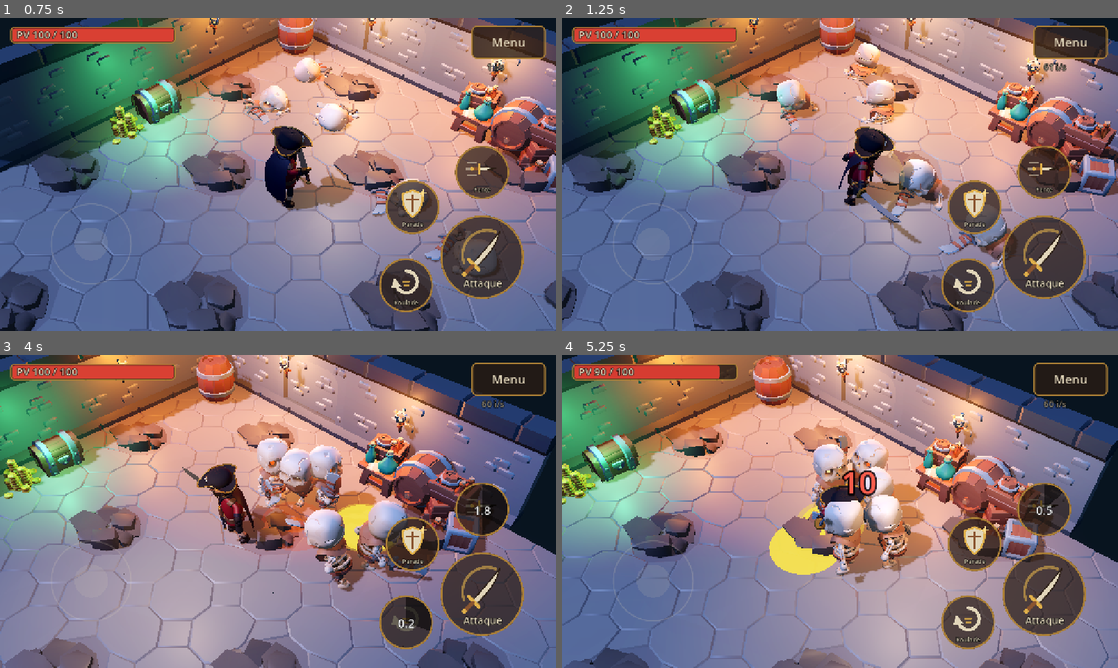
Above: before the commit, frames 1-4 (two rows, left to right).
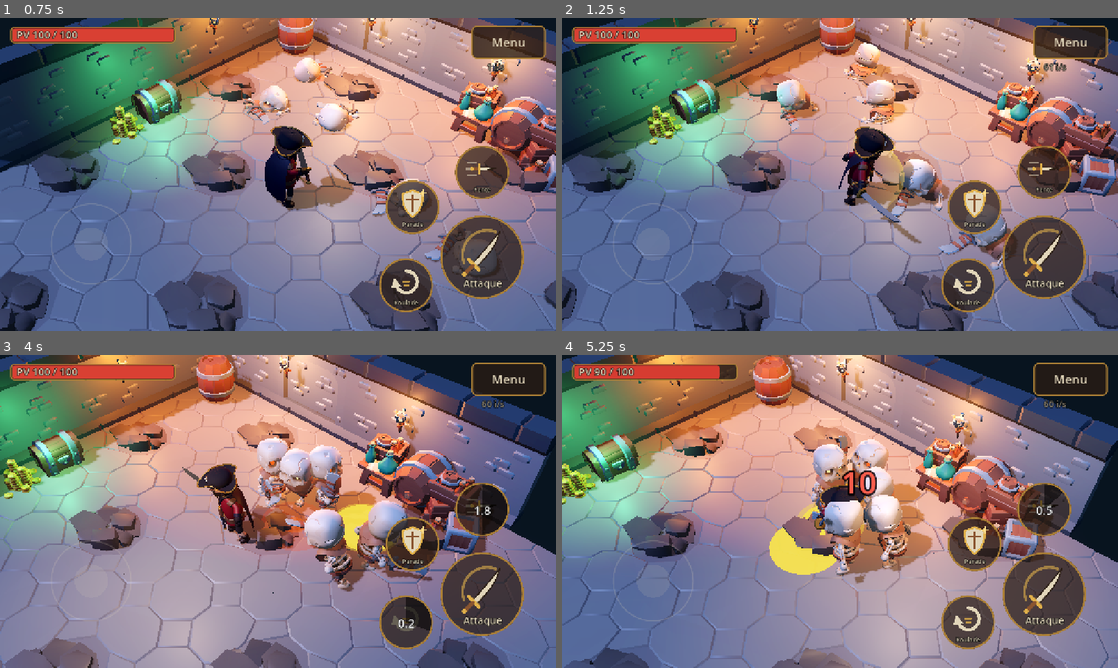
Above: after the commit, the same moments.

Repository: teodico-cloud/les-damn-s-des-septs-mers
Game: Godot game, scene res://game/arene/arene.tscn
Same seed, same stepped clock (60 frames per second), same inputs: the game is played once before the commit and once after it. This scene is started directly instead of the project's main scene.
Inputs (mouse positions are in pixels of both pictures, inside the frame that each line leads up to):
- Up to frame 1 (0.75 s): tap Enter at 0.5 s; move the mouse to (400, 158) at 0.52 s; hold D (deplacer_droite) from 0.53 s (still down); tap J (attaque) at 0.6 s; click (400, 158) at 0.67 s
- Up to frame 2 (1.25 s): keep holding D (deplacer_droite); tap Space at 0.77 s
- Up to frame 3 (4 s): release D (deplacer_droite) at 1.25 s; drag from (166, 527) to (250, 574) at 1.27 s; move the mouse to (333, 442) at 2.02 s; hold D (deplacer_droite) 2.03-2.75 s; tap I (competence_2) at 2.1 s; drag from (250, 574) to (111, 464) at 2.77 s; move the mouse to (444, 558) at 3.52 s; hold A (deplacer_gauche) from 3.53 s (still down); hold Shift from 3.53 s (still down); tap Space at 3.77 s
- Up to frame 4 (5.25 s): release A (deplacer_gauche) at 4.25 s; release Shift at 4.25 s; drag from (673, 464) to (756, 433) at 4.27 s; move the mouse to (867, 511) at 5.02 s; hold S (deplacer_bas) from 5.03 s (still down); tap Ctrl at 5.1 s; click (867, 511) at 5.17 s

Frame 1 is identical in both runs. In frame 2, less than 0.1% of the frame differs, in the area x 52-62%, y 37-57%; in frame 3, less than 0.1%; in frame 4, less than 0.1%.

Commit message:
Relecture des ajouts du jalon 2 : corrections
- Annonce des squelettes : plus d'éclair doré d'une image au début (hôte et invité).
- Instantanés compacts (nombres à virgule simple, vaincus en format court avec le tueur, squelettes
  en suppression ignorés) : sous la taille d'un paquet Wi-Fi ; réseau version 4.
- Coop : la parade parfaite ne fige plus le héros ; os et traînées orientés comme chez l'hôte.
- Os qui sortaient de la salle ; matière partagée des traînées.
- Tests renforcés (horde, zone dorée, coop sans ralenti, taille des instantanés) ; essai coop plus strict.

Co-Authored-By: Claude Opus 5.5 <noreply@anthropic.com>
Claude-Session: https://claude.ai/code/session_01W7GGmAj9nNFn5x8BgS27X5

Diff:
--- a/autoload/reseau.gd
+++ b/autoload/reseau.gd
@@ -12,7 +12,7 @@
 
 const PORT_JEU := 34778
 const PORT_ANNONCE := 34779
-const VERSION_RESEAU := 3        ## à augmenter quand le protocole change (refuse un autre APK) ; 3 : parade parfaite
+const VERSION_RESEAU := 4        ## à augmenter quand le protocole change (refuse un autre APK) ; 4 : instantanés compacts
 const DELAI_ANNONCE := 0.5
 
 enum Role { AUCUN, HOTE, INVITE }
--- a/game/arene/arene.gd
+++ b/game/arene/arene.gd
@@ -128,7 +128,7 @@
 		hud.regles = null
 		heros.reapparition_auto = true   # seul : il réapparaît de nouveau tout seul
 		effets.en_coop = false
-		generateur.nombre = EQ.arene_nb_ennemis   # seul : 2 squelettes (les suivants ne sont plus remplacés)
+		generateur.nombre = EQ.arene_nb_ennemis   # seul : la horde de l'arène en solo (les suivants ne sont plus remplacés)
 		generateur.demarrer()
 		hud.afficher_message(raison + "\nTu continues seul.", 4.0)
 		Reseau.quitter()
@@ -210,10 +210,11 @@
 
 	# sol et limites de la salle (les côtés vers la caméra n'ont pas de mur visible)
 	_obstacle(Vector3(0, -0.1, 0), Vector3(DEMI_COTE * 2 + 2, 0.2, DEMI_COTE * 2 + 2))
-	_obstacle(Vector3(0, 1.5, -DEMI_COTE - 0.2), Vector3(DEMI_COTE * 2 + 2, 3, 0.4))
-	_obstacle(Vector3(0, 1.5, DEMI_COTE + 0.2), Vector3(DEMI_COTE * 2 + 2, 3, 0.4))
-	_obstacle(Vector3(-DEMI_COTE - 0.2, 1.5, 0), Vector3(0.4, 3, DEMI_COTE * 2 + 2))
-	_obstacle(Vector3(DEMI_COTE + 0.2, 1.5, 0), Vector3(0.4, 3, DEMI_COTE * 2 + 2))
+	# (hauts de 8 m : les os projetés ne passent pas par-dessus)
+	_obstacle(Vector3(0, 4, -DEMI_COTE - 0.2), Vector3(DEMI_COTE * 2 + 2, 8, 0.4))
+	_obstacle(Vector3(0, 4, DEMI_COTE + 0.2), Vector3(DEMI_COTE * 2 + 2, 8, 0.4))
+	_obstacle(Vector3(-DEMI_COTE - 0.2, 4, 0), Vector3(0.4, 8, DEMI_COTE * 2 + 2))
+	_obstacle(Vector3(DEMI_COTE + 0.2, 4, 0), Vector3(0.4, 8, DEMI_COTE * 2 + 2))
 
 	# meubles dans les coins du fond, avec leur volume
 	_objet("barrel_large", Vector3(-5.3, 0, -5.3))
--- a/game/combat/effets_combat.gd
+++ b/game/combat/effets_combat.gd
@@ -83,16 +83,15 @@
 
 
 ## Parade parfaite : gerbe d'étincelles et éclair au point du choc, « PARFAIT ! » doré, court ralenti
-## (en coop : seulement l'animation du héros, figée un instant), secousse pour celui qui a paré.
+## (seul ; en coop, rien n'est figé : le jeu de l'hôte ne ralentit jamais, et figer le héros
+## décalerait sa riposte de l'impact), secousse pour celui qui a paré.
 func _on_parade_parfaite(heros: Node3D, point: Vector3) -> void:
 	EffetsMagie.etincelles(self, point)
 	var valide := heros != null and is_instance_valid(heros)
 	if valide and heros.get("visuel") is Node3D:
 		Combat.flash(heros.visuel)
 	_mot("PARFAIT !", (heros.global_position if valide else point) + Vector3.UP * 2.7)
-	if en_coop:
-		figer(heros, EQ.arret_image_lourd * 2.0)
-	else:
+	if not en_coop:
 		ralentir(EQ.parade_parfaite_ralenti, EQ.parade_parfaite_ralenti_vitesse)
 	if camera and (not en_coop or heros == heros_local):
 		camera.secouer(EQ.secousse_coup_lourd)
--- a/game/combat/effets_magie.gd
+++ b/game/combat/effets_magie.gd
@@ -183,16 +183,19 @@
 	var cle := "arc_sabre"
 	if not _ressources.has(cle):
 		_ressources[cle] = _maillage_arc(1.0, 1.65, deg_to_rad(150.0), 18)
+	var cle_mat := "mat_trainee_%d" % (1 if coup == 2 else 0)
+	if not _ressources.has(cle_mat):
+		var mat := StandardMaterial3D.new()   # partagée : chaque traînée s'efface par sa transparence
+		mat.shading_mode = BaseMaterial3D.SHADING_MODE_UNSHADED
+		mat.transparency = BaseMaterial3D.TRANSPARENCY_ALPHA
+		mat.cull_mode = BaseMaterial3D.CULL_DISABLED
+		mat.vertex_color_use_as_albedo = true
+		# mélange plutôt qu'addition : sur le sol clair, l'addition virait au blanc éblouissant
+		mat.albedo_color = Color(1.0, 0.8, 0.3, 0.95) if coup < 2 else Color(1.0, 0.55, 0.15, 1.0)
+		_ressources[cle_mat] = mat
 	var m := MeshInstance3D.new()
 	m.mesh = _ressources[cle]
-	var mat := StandardMaterial3D.new()   # une par traînée : chacune s'efface à son rythme
-	mat.shading_mode = BaseMaterial3D.SHADING_MODE_UNSHADED
-	mat.transparency = BaseMaterial3D.TRANSPARENCY_ALPHA
-	mat.cull_mode = BaseMaterial3D.CULL_DISABLED
-	mat.vertex_color_use_as_albedo = true
-	# mélange plutôt qu'addition : sur le sol clair, l'addition virait au blanc éblouissant
-	mat.albedo_color = Color(1.0, 0.8, 0.3, 0.95) if coup < 2 else Color(1.0, 0.55, 0.15, 1.0)
-	m.material_override = mat
+	m.material_override = _ressources[cle_mat]
 	m.cast_shadow = GeometryInstance3D.SHADOW_CASTING_SETTING_OFF
 	var lacet := atan2(direction.x, direction.z)
 	var roulis: float = [deg_to_rad(-35.0), 0.0, deg_to_rad(90.0)][clampi(coup, 0, 2)]
@@ -204,7 +207,7 @@
 	var grand := 1.15 if coup == 2 else 1.0
 	m.scale = Vector3.ONE * 0.85 * grand
 	t.tween_property(m, "scale", Vector3.ONE * 1.1 * grand, 0.18).set_ease(Tween.EASE_OUT)
-	t.tween_property(mat, "albedo_color:a", 0.0, 0.18).set_delay(0.04)
+	t.tween_property(m, "transparency", 1.0, 0.18).set_delay(0.04)
 	t.chain().tween_callback(m.queue_free)
 
 
@@ -261,7 +264,8 @@
 		var sortie := (corps.global_position - depuis)
 		sortie.y = 0.0
 		sortie = sortie.normalized() if sortie.length() > 0.01 else Vector3(randf_range(-1, 1), 0, randf_range(-1, 1)).normalized()
-		corps.linear_velocity = (sortie + Vector3(randf_range(-0.6, 0.6), randf_range(0.8, 1.6), randf_range(-0.6, 0.6))) * force
+		# (pas trop haut : quelques os passaient par-dessus les murs invisibles côté caméra)
+		corps.linear_velocity = (sortie + Vector3(randf_range(-0.6, 0.6), randf_range(0.6, 1.15), randf_range(-0.6, 0.6))) * force
 		corps.angular_velocity = Vector3(randf_range(-12, 12), randf_range(-12, 12), randf_range(-12, 12))
 		# (on rétrécit l'image, pas le corps : la physique n'accepte pas un corps mis à l'échelle)
 		var t := corps.create_tween()
--- a/game/enemies/ennemi.gd
+++ b/game/enemies/ennemi.gd
@@ -40,6 +40,7 @@
 var marionnette := false            ## coop, invité : affiché d'après l'hôte, sans IA ni règles
 var _vitesse_anim := 1.0            ## vitesse demandée (pas celle figée un instant par l'arrêt sur image)
 var _liste_anims := PackedStringArray()
+var _nom_tueur := ""
 
 
 ## Crée un ennemi prêt à être ajouté à la scène. `rapide` saute l'animation de sortie de terre (tests).
@@ -231,6 +232,7 @@
 	marque.visible = true
 	_yeux_rouges(true)
 	_changer(Etat.PREPARATION, EQ.squelette_preparation)
+	_preparer_visuel()   # dès cette image : sinon la zone s'affiche un instant pleine et dorée (annonce d'avant)
 
 
 func _preparer() -> void:
@@ -424,6 +426,7 @@
 
 
 func _on_mort(source: Node) -> void:
+	_nom_tueur = String(source.name) if source else ""
 	_effacer_marque()
 	collision_layer = 0
 	collision_mask = Combat.COUCHE_MONDE
@@ -439,9 +442,24 @@
 # ---------------------------------------------------------------- coop
 ## Ce que l'hôte envoie de cet ennemi à chaque instantané (voir SynchroArene). La vitesse envoyée est
 ## celle demandée : pendant l'arrêt sur image local, l'animation est figée (vitesse 0) chez l'hôte.
+## Vaincu : seulement [position, rotation, état, nom du tueur] (les os partent loin de lui chez
+## l'invité aussi) ; plus court, l'instantané reste dans un seul paquet Wi-Fi.
 func instantane() -> Array:
+	if etat == Etat.MORT:
+		return [global_position, rotation.y, int(etat), _nom_tueur]
 	return [global_position, rotation.y, int(etat), code_anim(anim.current_animation), _vitesse_anim,
 			sante.pv, _marque_restant > 0.0, _t]
+
+
+## Marionnette : l'hôte dit que ce squelette est vaincu (par `tueur`, s'il est connu ici).
+func appliquer_mort(tueur: Node3D) -> void:
+	if etat == Etat.MORT:
+		return
+	_changer(Etat.MORT)
+	remove_from_group("ennemis")
+	_effacer_marque()
+	collision_layer = 0
+	_eclater(tueur)
 
 
 ## Marionnette : applique l'état reçu de l'hôte (la position est posée à part, lissée). `t_etat` :
@@ -474,6 +492,8 @@
 	elif nom_anim != "" and anim.current_animation != nom_anim and anim.has_animation(nom_anim):
 		_jouer_cale(nom_anim, vitesse, t_etat)
 	_t = t_etat
+	if etat == Etat.PREPARATION:
+		_preparer_visuel()   # (même raison que dans _commencer_preparation)
 	sante.definir_pv(pv)
 	if marque_recue and _marque_restant <= 0.0:
 		var vrai := marionnette
--- a/game/player/bretteur.gd
+++ b/game/player/bretteur.gd
@@ -101,7 +101,7 @@
 	var lourd: bool = EQ.combo_lourd[_combo]
 	# traînée lumineuse du sabre (aussi montrée chez l'autre joueur en coop)
 	EffetsMagie.trainee_sabre(get_parent(), global_position, _direction, _combo)
-	EventBus.effet_visuel.emit(self, "trainee_%d" % _combo, global_position + _direction)
+	EventBus.effet_visuel.emit(self, "trainee_%d_%d" % [_combo, roundi(rad_to_deg(atan2(_direction.x, _direction.z)))], global_position)
 	for cible in Combat.cibles_dans_sphere(get_world_3d(), centre, EQ.combo_rayon, Combat.COUCHE_ENNEMIS, [self]):
 		Combat.porter_coup(self, cible, EQ.combo_degats[_combo], lourd)
 
--- a/game/reseau/synchro_arene.gd
+++ b/game/reseau/synchro_arene.gd
@@ -191,9 +191,32 @@
 func _etat_ennemis() -> Dictionary:
 	var d := {}
 	for e in generateur.get_children():
-		if e is Ennemi:
-			d[String(e.name)] = e.instantane()
+		if e is Ennemi and not e.is_queued_for_deletion():   # (retour au départ : les anciens partent)
+			d[String(e.name)] = _emballer(e.instantane())
 	return d
+
+
+## Un squelette voyage en nombres à virgule simple (4 octets chacun) plutôt qu'en liste de valeurs
+## (jusqu'à 12 octets chacune) : avec 8 squelettes, l'instantané tient dans un seul paquet Wi-Fi.
+## [x, y, z, rotation, état, animation, vitesse, PV, marqué, temps] ; vaincu : [x, y, z, rotation,
+## état, tueur] (tueur : 0 inconnu, 1 héros de l'hôte, 2 héros de l'invité).
+const TUEURS := ["", "HerosHote", "HerosInvite"]
+
+
+static func _emballer(v: Array) -> PackedFloat32Array:
+	var p: Vector3 = v[0]
+	if v.size() < 8:
+		return PackedFloat32Array([p.x, p.y, p.z, v[1], v[2], maxi(TUEURS.find(v[3]), 0)])
+	return PackedFloat32Array([p.x, p.y, p.z, v[1], v[2], v[3], v[4], v[5], 1.0 if v[6] else 0.0, v[7]])
+
+
+static func _deballer(p: Variant) -> Array:
+	if not (p is PackedFloat32Array):
+		return p
+	var pos := Vector3(p[0], p[1], p[2])
+	if p.size() < 10:
+		return [pos, p[3], roundi(p[4]), TUEURS[clampi(roundi(p[5]), 0, TUEURS.size() - 1)]]
+	return [pos, p[3], roundi(p[4]), roundi(p[5]), p[6], p[7], p[8] > 0.5, p[9]]
 
 
 func _on_coup_porte(pos: Vector3, degats: float, lourd: bool, cible_est_heros: bool, cible: Node3D, source: Node3D, critique: bool) -> void:
@@ -291,6 +314,8 @@
 	# estimé par le trajet le plus rapide observé, qui remonte doucement si les horloges dérivent
 	var t_hote := numero / FREQUENCE
 	_decalage_horloge = minf(_decalage_horloge + 0.0005, _maintenant() - t_hote)
+	for nom in ennemis:
+		ennemis[nom] = _deballer(ennemis[nom])
 	_instantanes.append([t_hote, heros, ennemis])
 	if _instantanes.size() > 12:
 		_instantanes.pop_front()
@@ -386,7 +411,10 @@
 			e.rotation.y = lerp_angle(da[1], db[1], f)
 		if dernier[2].has(cle):
 			var dn: Array = dernier[2][cle]
-			e.appliquer_instantane(dn[2], dn[3], dn[4], dn[5], dn[6], dn[7] + age)
+			if dn.size() < 8:
+				e.appliquer_mort(_trouver(dn[3]) if dn.size() > 3 else null)   # vaincu (format court)
+			else:
+				e.appliquer_instantane(dn[2], dn[3], dn[4], dn[5], dn[6], dn[7] + age)
 
 
 @rpc("authority", "reliable")
@@ -431,10 +459,13 @@
 	if type == "cercle_chaines":
 		EffetsMagie.cercle(arene, position, Heros.EQ.occ_chaines_rayon, 0.8)
 	elif type.begins_with("trainee_"):
+		# « trainee_<coup>_<angle> » : la direction vient de l'hôte (le héros affiché ici a 0,1 s de
+		# retard : une direction recalculée depuis lui serait faussée)
 		var lanceur := _trouver(nom_lanceur)
-		if lanceur:
-			var dir := Combat.direction_plate(lanceur.global_position, position)
-			EffetsMagie.trainee_sabre(arene, lanceur.global_position, dir, int(type.substr(8)))
+		var parties := type.split("_")
+		if lanceur and parties.size() >= 3:
+			var angle := deg_to_rad(float(parties[2]))
+			EffetsMagie.trainee_sabre(arene, lanceur.global_position, Vector3(sin(angle), 0, cos(angle)), int(parties[1]))
 
 
 @rpc("authority", "reliable")
--- a/tests/unit/test_combat.gd
+++ b/tests/unit/test_combat.gd
@@ -10,7 +10,7 @@
 
 
 
-## Dégâts exacts dans ces tests : pas de coup critique (testés à part dans test_critiques.gd).
+## Dégâts exacts dans ces tests : pas de coup critique (testés à part dans test_nervosite.gd).
 func before_all() -> void:
 	Combat.chance_critique = 0.0
 
--- a/tests/unit/test_coop.gd
+++ b/tests/unit/test_coop.gd
@@ -9,7 +9,7 @@
 
 
 
-## Dégâts exacts dans ces tests : pas de coup critique (testés à part dans test_critiques.gd).
+## Dégâts exacts dans ces tests : pas de coup critique (testés à part dans test_nervosite.gd).
 func before_all() -> void:
 	Combat.chance_critique = 0.0
 
@@ -110,6 +110,76 @@
 	assert_true(invite.est_marque())
 
 
+func test_instantane_tient_dans_un_paquet_wifi() -> void:
+	# 8 squelettes debout + 3 vaincus (les 0,6 s avant de disparaître) + 2 héros : sous 1 392 octets
+	# (au-delà, Godot découpe l'instantané, et un morceau perdu le perd tout entier)
+	var gen := GenerateurEnnemis.new()
+	gen.demarrage_auto = false
+	monde.add_child(gen)
+	for i in 11:
+		var e := Ennemi.creer(true)
+		e.name = "Squelette_%d" % (100 + i)
+		e.position = Vector3(i - 5, 0, 2)
+		gen.add_child(e)
+	var a := Bretteur.new()
+	a.name = "HerosHote"
+	monde.add_child(a)
+	var b := Occultiste.new()
+	b.name = "HerosInvite"
+	monde.add_child(b)
+	await wait_physics_frames(3)
+	var tues := 0
+	for e in gen.get_children():
+		if tues < 3:
+			e.marquer(a, 5.0)
+			e.sante.subir(9999.0, a)
+			tues += 1
+	var s := SynchroArene.new()
+	autofree(s)
+	s.generateur = gen
+	s.heros_local = a
+	s.heros_partenaire = b
+	var ennemis: Dictionary = s._etat_ennemis()
+	assert_eq(ennemis.size(), 11)
+	var taille := var_to_bytes([99999, s._etat_heros(), ennemis, 99999]).size()
+	assert_lt(taille, 1300, "Instantané de %d octets" % taille)
+	# un squelette vaincu voyage en court, avec son tueur (les os partent loin de lui chez l'invité)
+	var court: Array = SynchroArene._deballer(ennemis["Squelette_100"])
+	assert_eq(court.size(), 4)
+	assert_eq(court[3], "HerosHote")
+	# et un squelette debout se retrouve identique chez l'invité (à la précision près)
+	var debout: Ennemi = gen.get_node("Squelette_110")
+	var v: Array = debout.instantane()
+	var w: Array = SynchroArene._deballer(ennemis["Squelette_110"])
+	assert_eq(w.size(), v.size())
+	assert_almost_eq((w[0] as Vector3).distance_to(v[0]), 0.0, 0.001)
+	for i in range(1, v.size()):
+		if v[i] is bool:
+			assert_eq(w[i], v[i])
+		else:
+			assert_almost_eq(float(w[i]), float(v[i]), 0.001, "valeur %d" % i)
+
+
+func test_marionnette_vaincue_eclate_loin_du_tueur() -> void:
+	var e := Ennemi.creer(true)
+	e.marionnette = true
+	monde.add_child(e)
+	var tueur := Node3D.new()
+	tueur.position = Vector3(-3, 0, 0)
+	monde.add_child(tueur)
+	await wait_physics_frames(2)
+	var avant := monde.get_child_count()
+	e.appliquer_mort(tueur)
+	assert_eq(e.etat, Ennemi.Etat.MORT)
+	assert_false(e.visuel.visible, "Il a éclaté")
+	assert_gt(monde.get_child_count(), avant, "Ses os volent")
+	var vers_x := 0.0
+	for c in monde.get_children():
+		if c is RigidBody3D:
+			vers_x += c.linear_velocity.x
+	assert_gt(vers_x, 0.0, "Les os partent à l'opposé du tueur")
+
+
 func test_heros_marionnette_ne_simule_rien() -> void:
 	var h := Bretteur.new()
 	h.marionnette = true
--- a/tests/unit/test_effets.gd
+++ b/tests/unit/test_effets.gd
@@ -43,6 +43,19 @@
 	assert_eq(Engine.time_scale, 1.0, "Plusieurs coups rapprochés : le jeu reprend quand même")
 
 
+func test_parade_parfaite_en_coop_ne_ralentit_rien() -> void:
+	var effets := await _effets()
+	effets.en_coop = true
+	var h := Bretteur.new()
+	add_child_autofree(h)
+	await wait_physics_frames(2)
+	await get_tree().physics_frame
+	EventBus.parade_parfaite.emit(h, Vector3.ZERO)
+	assert_eq(Engine.time_scale, 1.0, "En coop, le jeu de l'hôte ne ralentit jamais (le partenaire joue aussi)")
+	assert_eq(h.anim.speed_scale, 1.0, "Le héros n'est pas figé : sa riposte reste calée sur l'impact")
+	assert_true(effets.get_children().any(func(n): return n is Label3D and n.text == "PARFAIT !"), "Mais « PARFAIT ! » s'affiche")
+
+
 func test_ralenti_de_la_parade_parfaite_puis_reprise() -> void:
 	var EQ: Equilibrage = load("res://data/equilibrage.tres")
 	var effets := await _effets()
--- a/tests/unit/test_nervosite.gd
+++ b/tests/unit/test_nervosite.gd
@@ -109,18 +109,29 @@
 	gen.nombre = 5
 	monde.add_child(gen)
 	assert_eq(gen.vivants(), 5, "La horde complète sort de terre")
-	var morts := 0
-	for e in gen.get_children():
-		if morts < 3:
-			e.sante.subir(500.0)   # trois tués coup sur coup (la sortie de terre les protège des coups)
-			morts += 1
-	assert_eq(gen.vivants(), 2)
-	await _secondes(EQ.arene_delai_apparition * 0.5)
-	assert_eq(gen.vivants(), 2, "Pas de renfort tout de suite")
-	await _secondes(EQ.arene_delai_apparition * 0.5 + 0.1)
-	assert_eq(gen.vivants(), 5, "Les trois manquants ressortent ensemble")
-	await _secondes(EQ.arene_delai_apparition + 0.1)
-	assert_eq(gen.vivants(), 5, "Un seul renfort pour ces trois morts")
+	# en groupes : la plupart ont un voisin tout près (un groupe de 1 reste possible pour le reste)
+	var entoures := 0
+	for a in gen.get_children():
+		for b in gen.get_children():
+			if a != b and a.position.distance_to(b.position) <= 2.0 * EQ.arene_rayon_groupe + 0.9:
+				entoures += 1
+				break
+	assert_gte(entoures, 4, "Ils sortent en groupes, pas éparpillés")
+	# deux morts à des moments différents (la sortie de terre les protège des coups : on passe par la santé)
+	var avant: Array = gen.get_children()
+	avant[0].sante.subir(500.0)
+	await wait_seconds(EQ.arene_delai_apparition * 0.5)
+	avant[1].sante.subir(500.0)
+	assert_eq(gen.vivants(), 3)
+	await wait_seconds(EQ.arene_delai_apparition * 0.5 + 0.2)
+	assert_eq(gen.vivants(), 5, "Les deux manquants ressortent ensemble, au délai de la PREMIÈRE mort")
+	var nouveaux := gen.get_children().filter(func(n): return not (n in avant) and not n.is_queued_for_deletion())
+	assert_eq(nouveaux.size(), 2)
+	if nouveaux.size() == 2:
+		assert_lte(nouveaux[0].position.distance_to(nouveaux[1].position), 2.0 * EQ.arene_rayon_groupe + 0.9,
+			"Ils ressortent en groupe, au même endroit")
+	await wait_seconds(EQ.arene_delai_apparition * 0.5 + 0.2)
+	assert_eq(gen.get_children().filter(func(n): return not (n in avant)).size(), 2, "Pas de second renfort pour la seconde mort")
 
 
 # ---------------------------------------------------------------- héros plus vif
--- a/tests/unit/test_occultiste.gd
+++ b/tests/unit/test_occultiste.gd
@@ -9,7 +9,7 @@
 
 
 
-## Dégâts exacts dans ces tests : pas de coup critique (testés à part dans test_critiques.gd).
+## Dégâts exacts dans ces tests : pas de coup critique (testés à part dans test_nervosite.gd).
 func before_all() -> void:
 	Combat.chance_critique = 0.0
 
--- a/tests/unit/test_parade.gd
+++ b/tests/unit/test_parade.gd
@@ -135,11 +135,12 @@
 	assert_true(e.signal_parade())
 	assert_gt(e._mat_marque.albedo_color.g, 0.75, "Remplissage doré")
 	assert_gt(e._mat_zone.albedo_color.g, 0.6, "Zone dorée")
-	# l'annonce suivante recommence en rouge
+	# l'annonce suivante recommence en rouge DÈS sa première image (sans attendre l'image de physique
+	# suivante : sinon la zone d'avant, pleine et dorée, s'affiche un instant — vu par le relecteur)
 	e._changer(Ennemi.Etat.POURSUITE)
 	e._commencer_preparation(Vector3(0, 0, -1))
-	e._preparer_visuel()
-	assert_lt(e._mat_marque.albedo_color.g, 0.6)
+	assert_lt(e._mat_marque.albedo_color.g, 0.6, "Remplissage rouge tout de suite")
+	assert_lt(e._remplissage.scale.x, 0.1, "Remplissage vide tout de suite")
 	assert_eq(e._mat_zone.albedo_color, Ennemi.COULEUR_ZONE)
 
 
@@ -153,6 +154,11 @@
 	await wait_physics_frames(1)
 	assert_true(e.signal_parade(), "Calée sur l'hôte : dorée dans les derniers instants")
 	assert_gt(e._mat_marque.albedo_color.g, 0.75)
+	# annonce suivante chez l'invité : rouge et vide dès qu'elle est reçue
+	e.appliquer_instantane(Ennemi.Etat.RECUPERATION, "Idle_Combat", 1.0, 30.0, false, 0.0)
+	e.appliquer_instantane(Ennemi.Etat.PREPARATION, "1H_Melee_Attack_Chop", 1.0, 30.0, false, 0.0)
+	assert_lt(e._mat_marque.albedo_color.g, 0.6, "Rouge dès l'instantané reçu")
+	assert_lt(e._remplissage.scale.x, 0.1)
 
 
 # ---------------------------------------------------------------- coop
--- a/tools/test_coop.gd
+++ b/tools/test_coop.gd
@@ -176,10 +176,14 @@
 				if e.etat != 0 and e.etat != 7:   # ni en train de sortir de terre, ni mort
 					source = e
 					break
+			var parfaites := [0]
+			var compter := func(_qui, _point): parfaites[0] += 1
+			root.get_node("EventBus").parade_parfaite.connect(compter)
 			if source and h.etat == 3:   # PARADE : on se tourne vers lui et il frappe
 				h.rotation.y = atan2(source.global_position.x - h.global_position.x, source.global_position.z - h.global_position.z)
 				h.recevoir_coup(10.0, source, false)
-			_verifier(h.etat == 4, "parade parfaite de l'hôte (riposte lancée)")   # RIPOSTE
+			root.get_node("EventBus").parade_parfaite.disconnect(compter)
+			_verifier(h.etat == 4 and parfaites[0] == 1, "parade PARFAITE de l'hôte (riposte lancée)")   # RIPOSTE
 		if i == 7:
 			_verifier(p.est_vivant(), "le héros de l'invité a été relevé")
 		if i == 8:
@@ -259,7 +263,7 @@
 			avant[n.name] = p
 	print("MESURE invite fluidite plus_grand_saut_par_image=%.3f m recalages=%d plus_grand_recalage=%.2f m" % [plus_grand_saut, arene.synchro.recalages, arene.synchro.plus_grand_recalage])
 	# (un recul de coup lourd va jusqu'à ~0,1 m par image ; un vrai saut de recalage ferait des mètres)
-	_verifier(plus_grand_saut < 0.6, "affichage fluide du monde de l'hôte (saut max %.2f m par image)" % plus_grand_saut)
+	_verifier(plus_grand_saut < 0.4, "affichage fluide du monde de l'hôte (saut max %.2f m par image)" % plus_grand_saut)
 	_verifier(fois_a_terre >= 1, "l'hôte a mis notre héros à terre (vu chez nous)")
 	_verifier(vu_releve, "puis notre partenaire nous a relevés (vu chez nous)")
 	_verifier(touche_anim_max > 0.15, "le squelette touché joue son animation chez nous (jusqu'à %.2f s)" % touche_anim_max)
Not shown, changed: CLAUDE.md
Not shown, changed: docs/avancement.md
